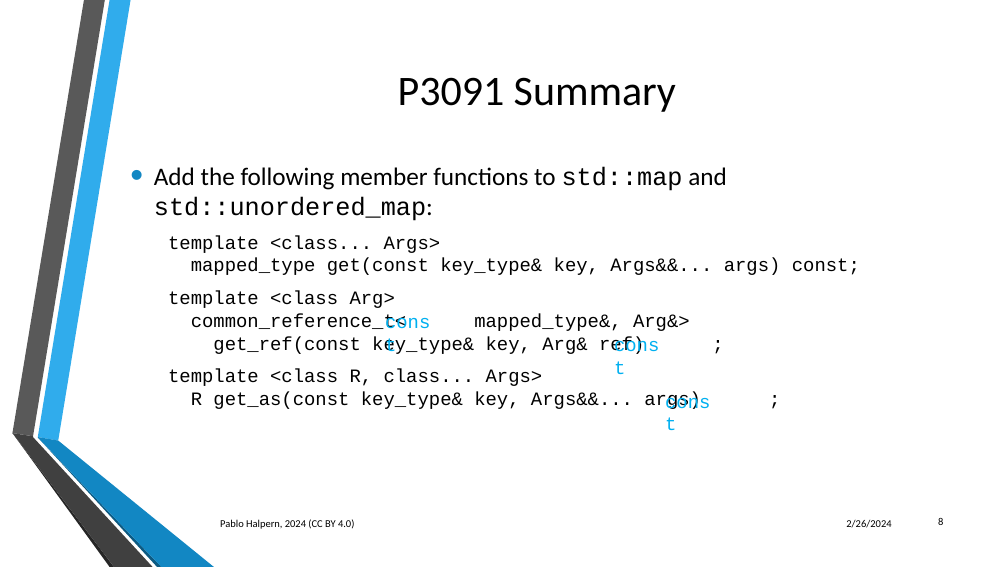
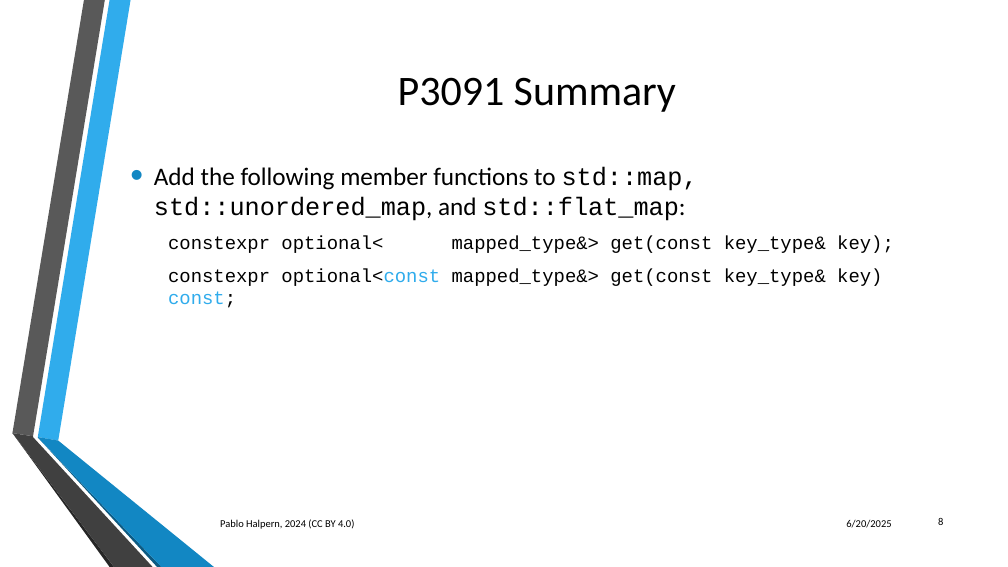
Before and after one commit to phalpern/WG21-halpern, a slide deck: slide 8 of P3091-map_lookup/P3091 Better lookups for map and unordered_map.pptx. Drawn at 1008x567 pixels with LibreOffice and Linux fonts; fonts in the diff are those of the drawing; background and template pictures are left out. Boxes give left, top, right and bottom in pixels: in the first picture for what was removed or moved away, otherwise in the second. Text is boxed around its words. In the diff, an @@ line names an element or a change of style, - is before the commit and + after.

Commit message:
D3091R4: Update for constexpr and flat_map

```diff
--- a/P3091-map_lookup/P3091 Better lookups for map and unordered_map.pptx
+++ b/P3091-map_lookup/P3091 Better lookups for map and unordered_map.pptx
@@ text at [154, 166, 894, 308]: text changed @@
-• Add the following member functions to std::map and std::unordered_map:
-  template <class... Args>
-  mapped_type get(const key_type& key, Args&&... args) const;
-  template <class Arg>
-  common_reference_t< mapped_type&, Arg&>
-  get_ref(const key_type& key, Arg& ref) ;
-  template <class R, class... Args>
-  R get_as(const key_type& key, Args&&... args) ;
+• Add the following member functions to std::map, std::unordered_map, and std::flat_map:
+  constexpr optional< mapped_type&> get(const key_type& key);
+  constexpr optional<const mapped_type&> get(const key_type& key) const;
@@ text removed at [327, 258, 429, 275] @@
-const
@@ text removed at [792, 258, 860, 275] @@
-const
@@ text removed at [213, 336, 360, 354] @@
-const
@@ text at [846, 520, 891, 528]: text changed @@
-2/26/2024
+6/20/2025
```
Also in this commit, not shown: 10 other slides changed, 8 slides removed, 9 other files.
